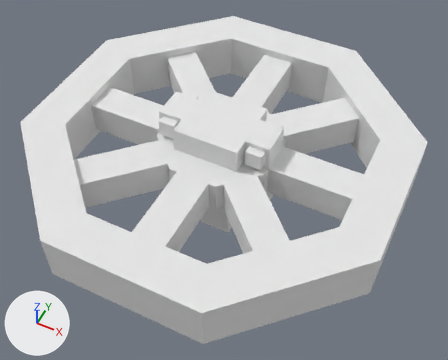
The OBJ model src/main/resources/assets/createkinetic/models/block/gyroscope/flywheel.obj as it was, and as the next commit left it.
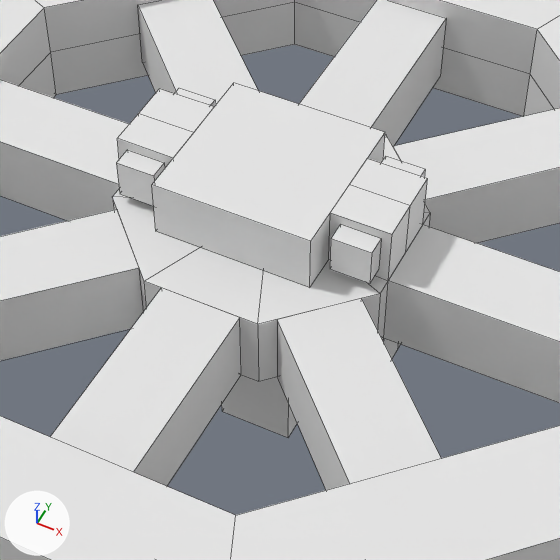
There are two pictures of each version: one whole from a camera (50 mm lens) standing at (1.99, -3.42, 3.83) and looking at (0.54, -0.53, 0.22), one close up on the part from 25% to 75% of the width and 15% to 78% of the height. Every picture has the same lights, and +X, +Y and +Z are marked at lower left. The older version's two pictures come first. The close-ups show mesh edges as thin lines. Where no turn or scale is listed for an object, it has been applied to the vertices.

The scene before the commit, as lines of its bpy script (objects in view):
```python
me_cube_008_cube_006 = bpy.data.meshes.new('cube.008_cube.006')
me_cube_008_cube_006.from_pydata(...)  # 258 vertices, 186 faces, 8 loose edges; spans x -0.87..1.87, y -1.87..0.87, z -0.3..0.81
# faces by material slot: [4, 2, 180]
me_cube_008_cube_006.materials.append(mat_m_1)  # its picture is missing
me_cube_008_cube_006.materials.append(mat_m_2)  # its picture is missing
me_cube_008_cube_006.materials.append(mat_m_0)  # its picture is missing
# before: 23 (0.94, -0.37, 0.62) at pixel (422, 224), 139 (0.75, -0.62, 0.63) at pixel (328, 259), 140 (0.94, -0.62, 0.63) at pixel (388, 280), 141 (0.75, -0.62, 0.81) at pixel (330, 212), 142 (0.94, -0.62, 0.81) at pixel (392, 234)
# before: 143 (0.94, -0.5, 0.63) at pixel (405, 252), 145 (0.94, -0.5, 0.81) at pixel (410, 205), 146 (0.75, -0.5, 0.81) at pixel (349, 184), 191 (0.75, -0.37, 0.62), 192 (0.75, -0.37, 0.81) at pixel (367, 158)
# before: 193 (0.94, -0.37, 0.81) at pixel (427, 178)
# before: 123 (0.25, -0.62, 0.63), 124 (0.06, -0.62, 0.63), 125 (0.25, -0.62, 0.81) at pixel (173, 158), 126 (0.06, -0.62, 0.81) at pixel (117, 138), 127 (0.06, -0.5, 0.63)
# before: 129 (0.06, -0.5, 0.81) at pixel (138, 113), 130 (0.25, -0.5, 0.81) at pixel (194, 132), 179 (0.25, -0.37, 0.62), 180 (0.06, -0.37, 0.62), 181 (0.25, -0.37, 0.81) at pixel (214, 106)
# before: 182 (0.06, -0.37, 0.81) at pixel (159, 88)
ob_cube_008_cube_006 = bpy.data.objects.new('cube.008_cube.006', me_cube_008_cube_006)
ob_cube_008_cube_006.location = (0.0, 0.0, 0.0)
```
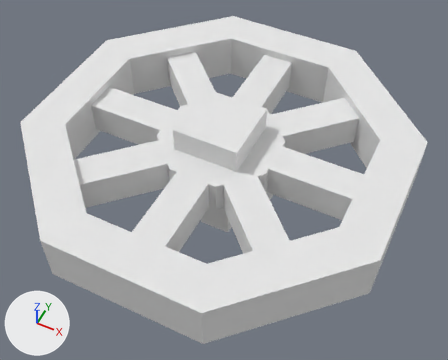
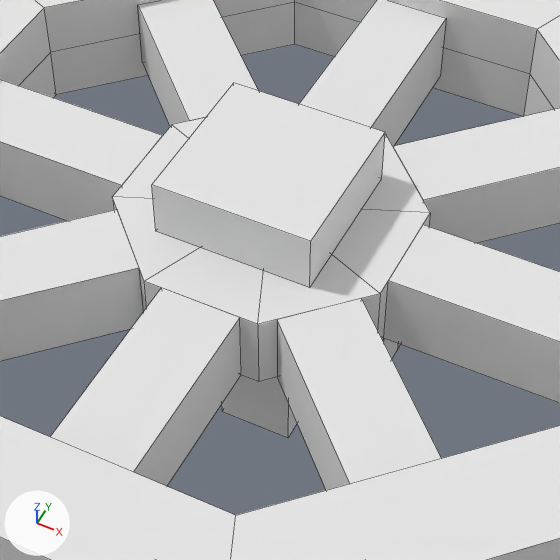
Commit message: update flywheel

Changed parts and their boxes (x1, y1, x2, y2) in the close-ups (560 x 560 px):
part 1 of me_cube_008_cube_006, deleted
    before: (381, 156, 425, 177)
part 2 of me_cube_008_cube_006, deleted
    before: (116, 150, 165, 206)
part 3 of me_cube_008_cube_006, deleted
    before: (330, 224, 381, 284)
part 4 of me_cube_008_cube_006, deleted
    before: (174, 88, 215, 107)
part 5 of me_cube_008_cube_006, deleted
    before: (329, 158, 427, 280)
part 6 of me_cube_008_cube_006, deleted
    before: (117, 89, 214, 168)

The change, as a list of edits to the scene's bpy script:
```text
Change me_cube_008_cube_006:
    used by ob_cube_008_cube_006; location = (0.0, 0.0, 0.0)
    verts and faces of me_cube_008_cube_006; kept vertices keep their numbers, new ones are numbered from 258
    remove me_cube_008_cube_006.from_pydata(...)  # 258 vertices, 186 faces, 8 loose edges; spans x -0.87..1.87, y -1.87..0.87, z -0.3..0.81
    add me_cube_008_cube_006.from_pydata(...)  # 212 vertices, 154 faces, 8 loose edges; spans x -0.87..1.87, y -1.87..0.87, z -0.3..0.81
    me_cube_008_cube_006 part 1: the loose piece of 8 vertices spanning x 0.78..0.91, y -0.37..-0.31, z 0.66..0.78 is deleted
    me_cube_008_cube_006 part 2: the loose piece of 8 vertices spanning x 0.09..0.22, y -0.69..-0.62, z 0.66..0.78 is deleted
    me_cube_008_cube_006 part 3: the loose piece of 8 vertices spanning x 0.78..0.91, y -0.69..-0.62, z 0.66..0.78 is deleted
    me_cube_008_cube_006 part 4: the loose piece of 8 vertices spanning x 0.09..0.22, y -0.37..-0.31, z 0.66..0.78 is deleted
    me_cube_008_cube_006 part 5
    add delete_vertices([139, 141, 142, 145, 191, 192, 193])  # with the faces that use them
    me_cube_008_cube_006 part 6
    add delete_vertices([123, 125, 126, 129, 179, 181, 182])  # with the faces that use them
```
